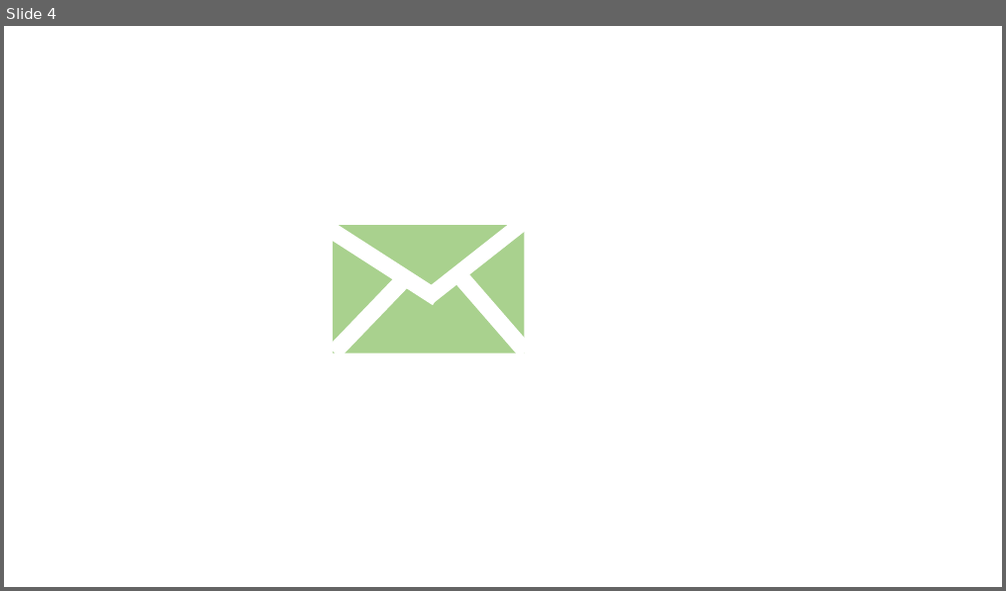
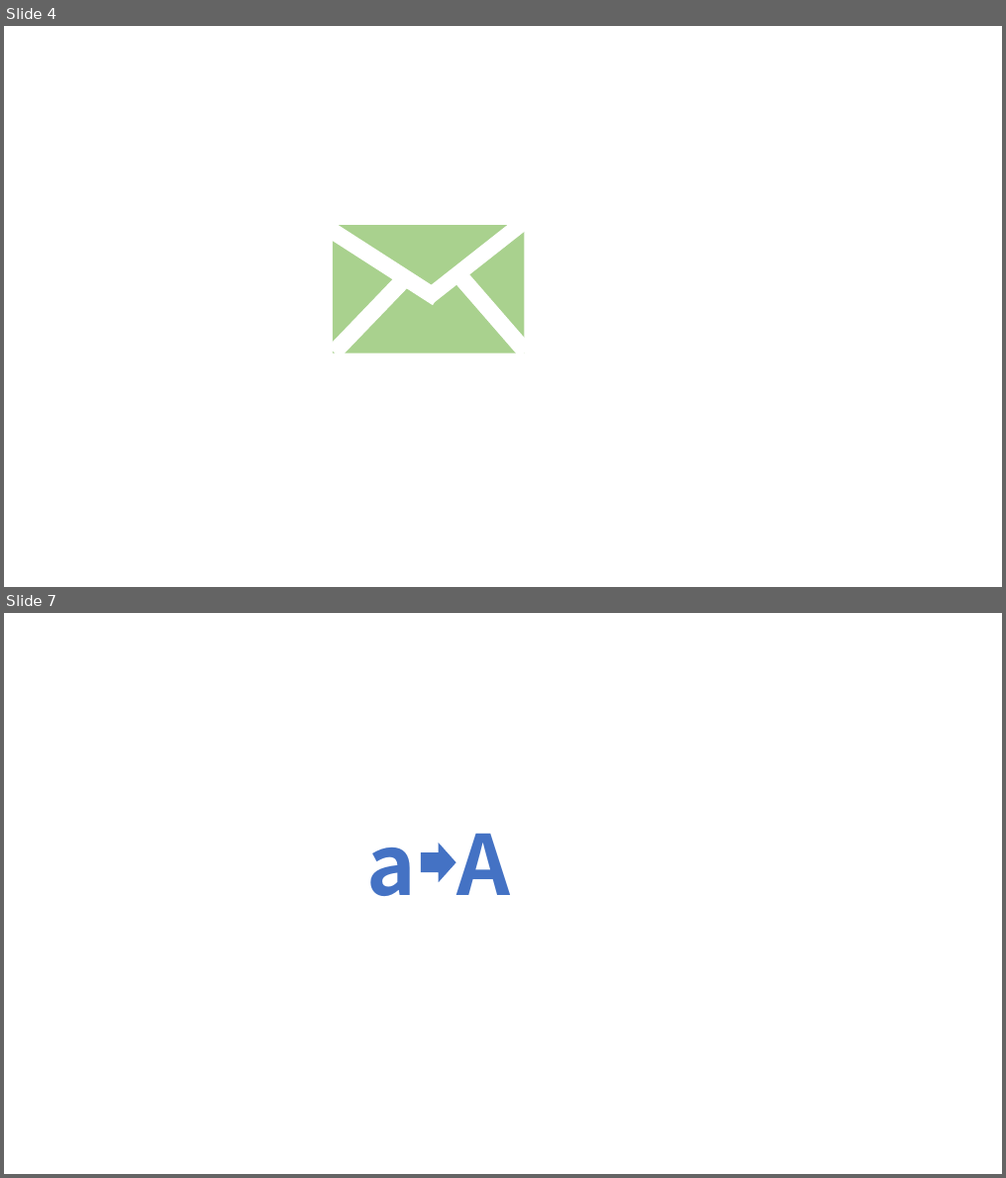
Before and after one commit to yuki-kimoto/giblog-website, a slide deck: git-icon.pptx. Shown one above the other, each under a label of ours: slide 4 before the commit, slides 4 and 7 after it; the slides between them are not shown. The pictures are 1006x591 and 1006x1178 pixels, drawn with LibreOffice and Linux fonts; fonts in the diff are those of the drawing. Boxes give left, top, right and bottom in pixels: in the first picture for what was removed or moved away, otherwise in the second. Text is boxed around its words. In the diff, an @@ line names an element or a change of style, - is before the commit and + after.

```diff
--- a/git-icon.pptx
+++ b/git-icon.pptx
@@ slide 7 added at <box>4,613,1002,1174</box>, background #FFFFFF @@
@@ text added at <box>367,848,417,896</box>, 80 pt, text #4472C4, bold @@
+a
@@ right arrow added at <box>421,843,456,882</box>, fill #4472C4 @@
@@ text added at <box>457,833,511,895</box>, 80 pt, text #4472C4, bold @@
+A
```
Also in this commit, not shown: 5 other slides added, 1 slide removed, 11 other files.
